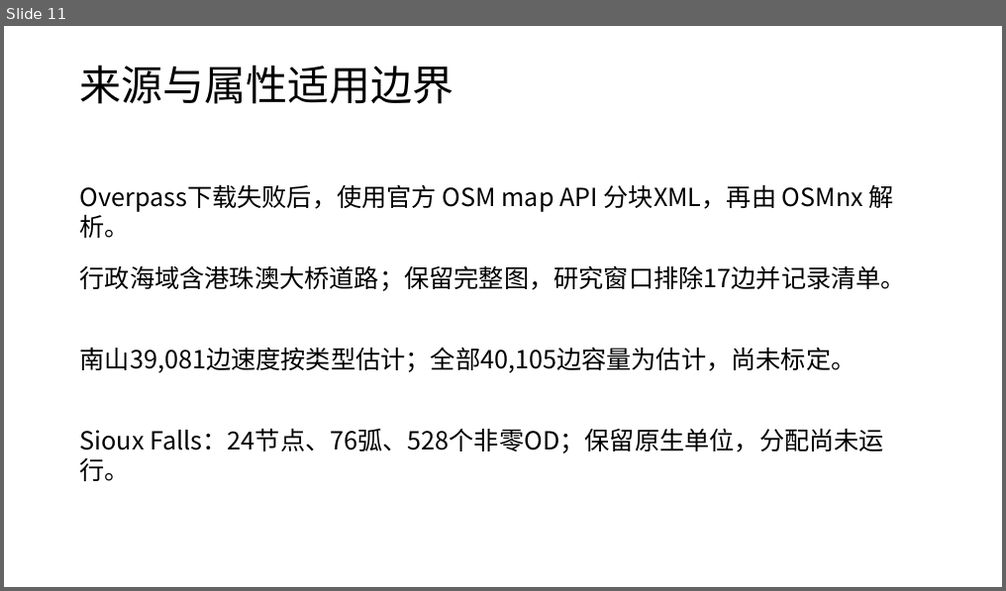
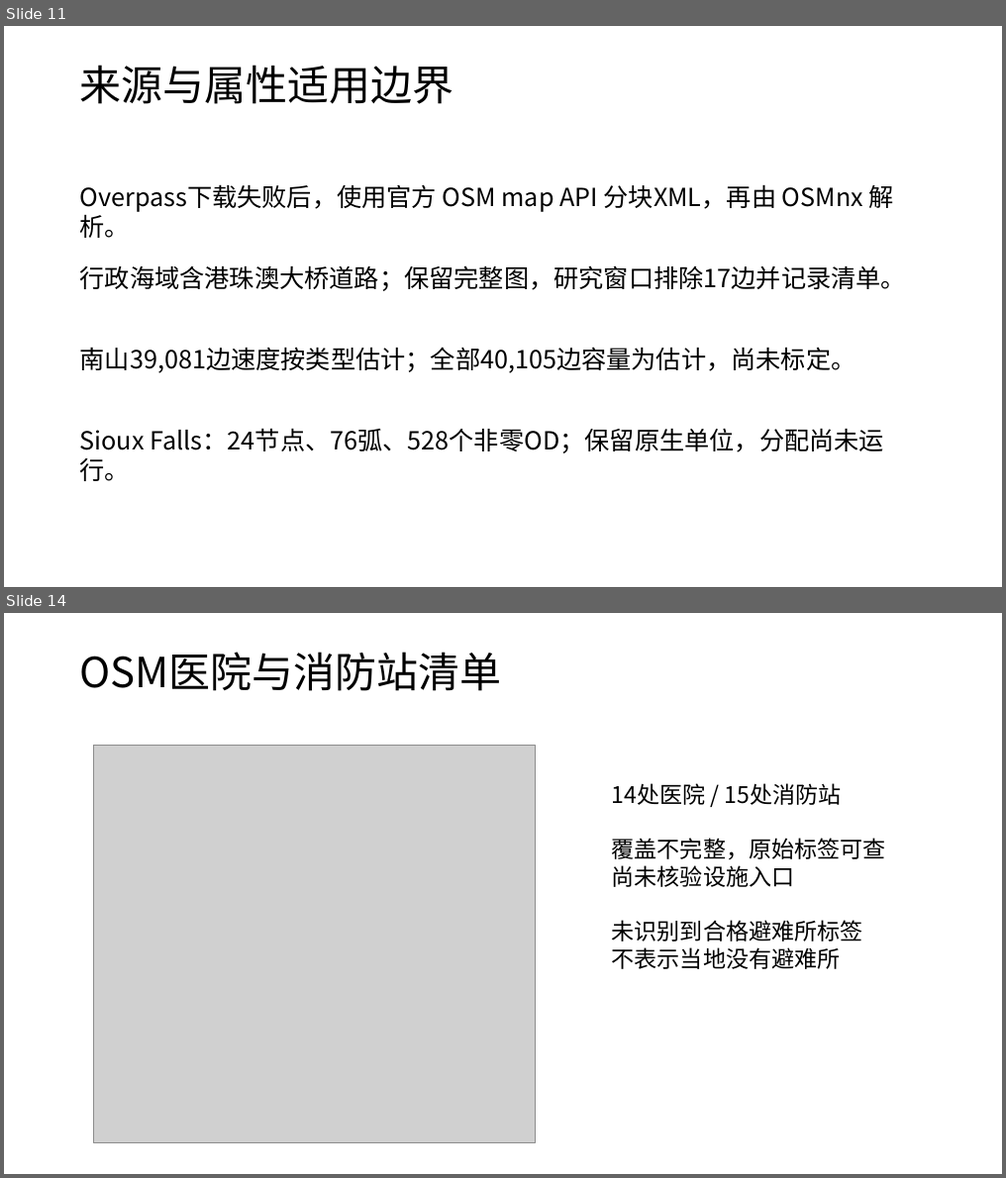
Before and after one commit to zhzhzh666/jiaotong, a slide deck: docs/deliverables/开题与阶段进展汇报.pptx. Shown one above the other, each under a label of ours: slide 11 before the commit, slides 11 and 14 after it; the slides between them are not shown. The pictures are 1006x591 and 1006x1178 pixels, drawn with LibreOffice and Linux fonts; fonts in the diff are those of the drawing; grey boxes stand for pictures. Boxes give left, top, right and bottom in pixels: in the first picture for what was removed or moved away, otherwise in the second. Text is boxed around its words. In the diff, an @@ line names an element or a change of style, - is before the commit and + after.

```diff
--- a/docs/deliverables/开题与阶段进展汇报.pptx
+++ b/docs/deliverables/开题与阶段进展汇报.pptx
@@ slide 14 added at box(4, 613, 1002, 1174), background #FFFFFF @@
@@ text added at box(80, 652, 502, 691), 40 pt, text #000000 @@
+OSM医院与消防站清单
@@ picture added at box(93, 746, 535, 1143) @@
@@ text added at box(612, 783, 886, 969), 22 pt, text #000000 @@
+14处医院 / 15处消防站
+覆盖不完整，原始标签可查
+尚未核验设施入口
+未识别到合格避难所标签
+不表示当地没有避难所
```
Also in this commit, not shown: 3 slides changed, 4 other slides added, 37 other files.
